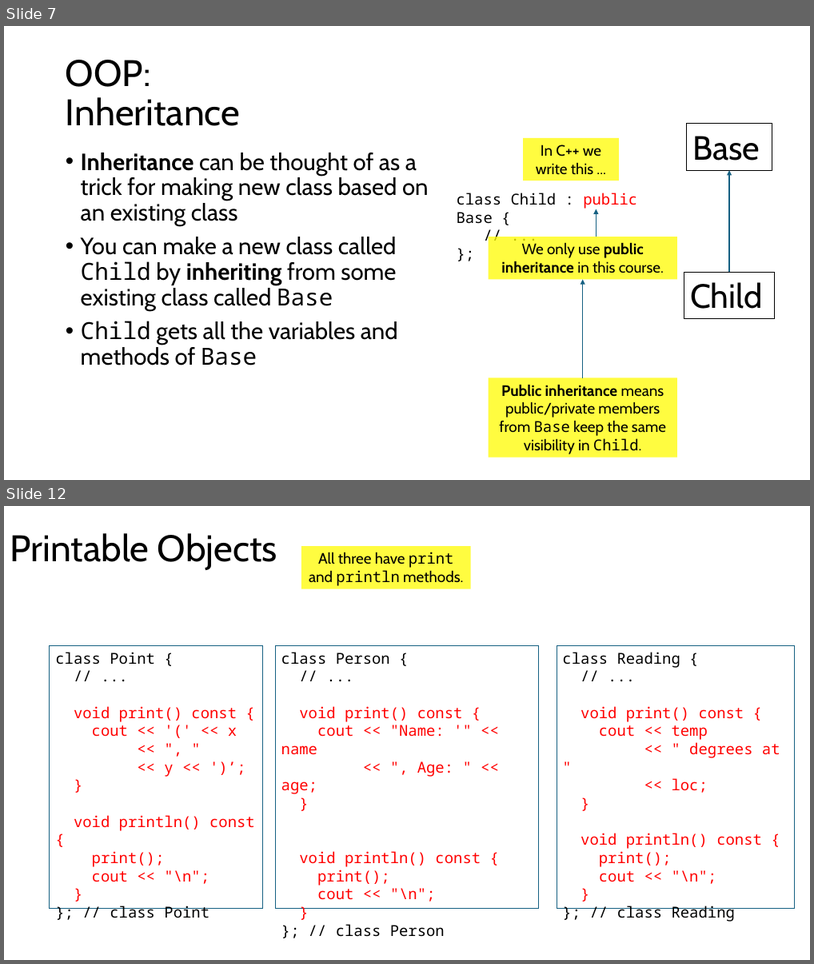
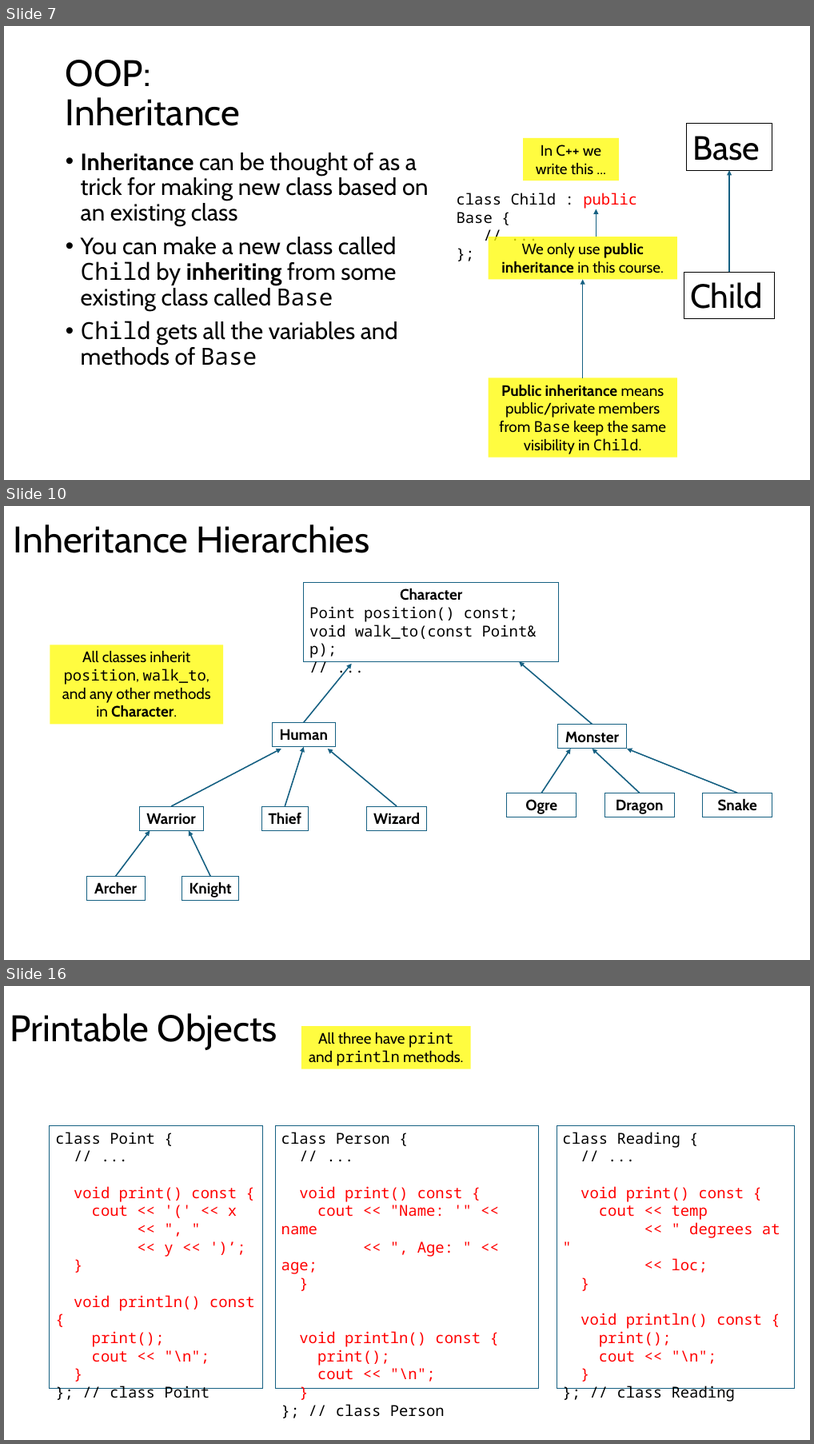
Before and after one commit to tjd1234/cmpt125spring2026, a slide deck: notes/week6/week6.pptx. Shown one above the other, each under a label of ours: slides 7 and 12 before the commit, slides 7, 10 and 16 after it; the slides between them are not shown. The pictures are 814x964 and 814x1444 pixels, drawn with LibreOffice and Linux fonts; fonts in the diff are those of the drawing. Boxes give left, top, right and bottom in pixels: in the first picture for what was removed or moved away, otherwise in the second. Text is boxed around its words. In the diff, an @@ line names an element or a change of style, - is before the commit and + after.

```diff
--- a/notes/week6/week6.pptx
+++ b/notes/week6/week6.pptx
@@ slide 10 added at (x1=4, y1=506, x2=810, y2=960), background #FFFFFF @@
@@ title added at (x1=14, y1=524, x2=370, y2=553), 44 pt, text #000000 @@
+Inheritance Hierarchies
@@ rectangle added at (x1=304, y1=582, x2=559, y2=661), outline #156082 0.75 pt, 18 pt, text #000000 @@
+Character
+Point position() const;
+void walk_to(const Point& p);
+// ...
@@ rectangle added at (x1=50, y1=644, x2=223, y2=724), fill #FFFC00 at 75% opacity, 18 pt, text #000000 @@
+All classes inherit position, walk_to, and any other methods in Character.
@@ arrow added from (304, 723) to (352, 664), #156082 1.5 pt @@
@@ arrow added from (593, 724) to (519, 661), #156082 1.5 pt @@
@@ rectangle added at (x1=273, y1=723, x2=335, y2=747), outline #156082 0.75 pt, 18 pt, text #000000, bold @@
+Human
@@ rectangle added at (x1=558, y1=724, x2=628, y2=748), outline #156082 0.75 pt, 18 pt, text #000000, bold @@
+Monster
@@ arrow added from (171, 806) to (282, 748), #156082 1.5 pt @@
@@ arrow added from (286, 806) to (304, 747), #156082 1.5 pt @@
@@ arrow added from (398, 806) to (328, 748), #156082 1.5 pt @@
@@ arrow added from (542, 792) to (571, 748), #156082 1.5 pt @@
@@ arrow added from (640, 792) to (593, 748), #156082 1.5 pt @@
@@ arrow added from (738, 792) to (627, 748), #156082 1.5 pt @@
@@ rectangle added at (x1=507, y1=792, x2=577, y2=817), outline #156082 0.75 pt, 18 pt, text #000000, bold @@
+Ogre
@@ rectangle added at (x1=606, y1=792, x2=675, y2=817), outline #156082 0.75 pt, 18 pt, text #000000, bold @@
+Dragon
@@ rectangle added at (x1=703, y1=792, x2=773, y2=817), outline #156082 0.75 pt, 18 pt, text #000000, bold @@
+Snake
@@ rectangle added at (x1=139, y1=806, x2=204, y2=830), outline #156082 0.75 pt, 18 pt, text #000000, bold @@
+Warrior
@@ rectangle added at (x1=262, y1=806, x2=308, y2=830), outline #156082 0.75 pt, 18 pt, text #000000, bold @@
+Thief
@@ rectangle added at (x1=367, y1=806, x2=427, y2=830), outline #156082 0.75 pt, 18 pt, text #000000, bold @@
+Wizard
@@ arrow added from (116, 876) to (150, 830), #156082 1.5 pt @@
@@ arrow added from (211, 876) to (189, 830), #156082 1.5 pt @@
@@ rectangle added at (x1=86, y1=876, x2=145, y2=900), outline #156082 0.75 pt, 18 pt, text #000000, bold @@
+Archer
@@ rectangle added at (x1=182, y1=876, x2=239, y2=900), outline #156082 0.75 pt, 18 pt, text #000000, bold @@
+Knight
@@ what was slide 12 is now slide 16 @@
```
Also in this commit, not shown: 9 slides changed, 3 other slides added, 12 other files.
